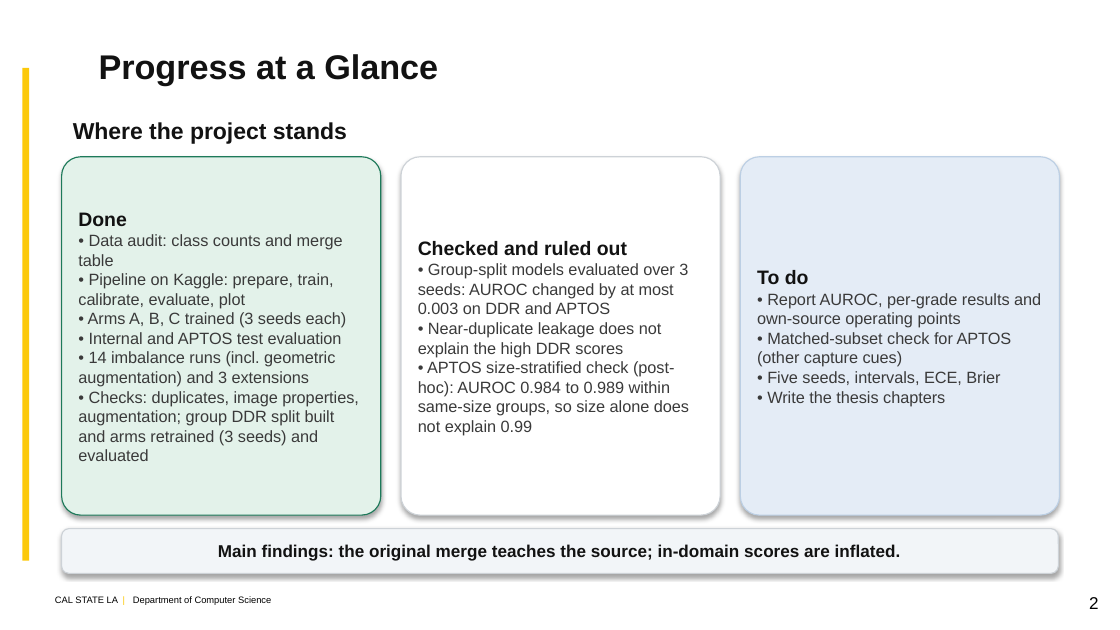
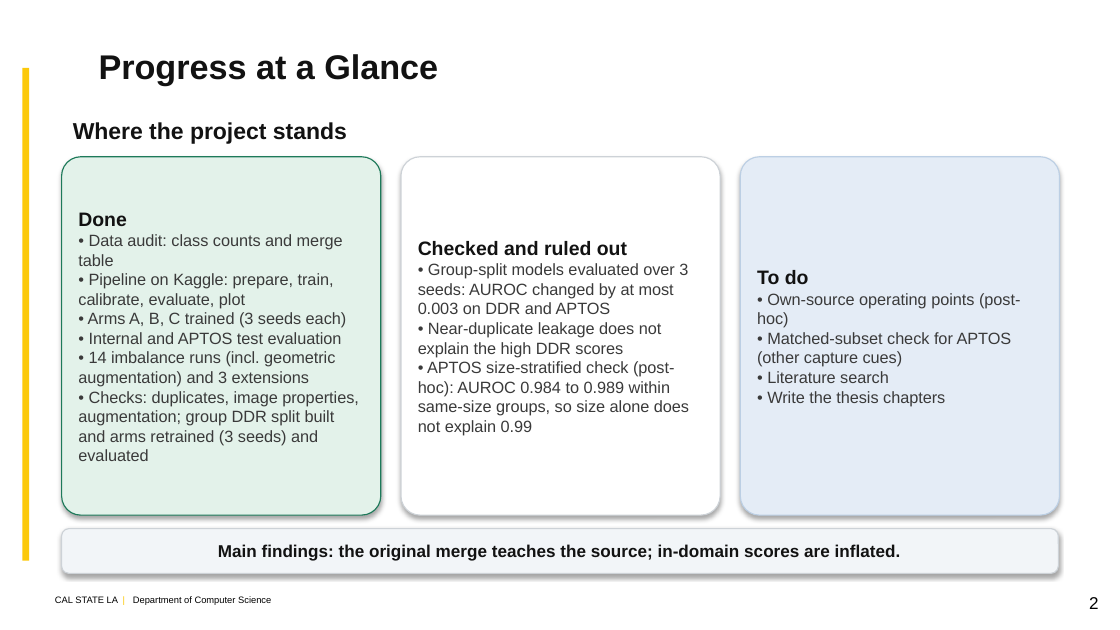
Before and after one commit to kazimab1/Early-DR, a slide deck: slide 2 of DR_5min_Progress.pptx. Drawn at 1120x630 pixels with LibreOffice and Linux fonts; fonts in the diff are those of the drawing; background and template pictures are left out. Boxes give left, top, right and bottom in pixels: in the first picture for what was removed or moved away, otherwise in the second. Text is boxed around its words. In the diff, an @@ line names an element or a change of style, - is before the commit and + after.

```diff
--- a/DR_5min_Progress.pptx
+++ b/DR_5min_Progress.pptx
@@ text in rounded rectangle at (757,293,1020,328): text changed @@
-• Report AUROC, per-grade results and own-source operating points
+• Own-source operating points (post-hoc)
@@ text in rounded rectangle at (767,371,889,383): text changed @@
-• Five seeds, intervals, ECE, Brier
+• Literature search
```
Also in this commit, not shown: 2 other slides changed, 8 other files.
